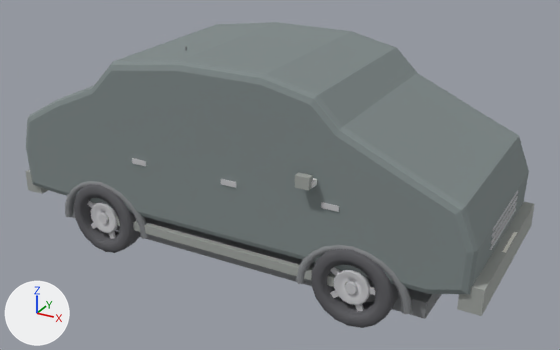
The glTF model public/assets/glb/car-b.glb: old version first, new version second.
Before and after are seen from a 50 mm camera at (3.58, -6.26, 3.95) aimed at (0.16, -0.03, 0.83). The axes (+X, +Y, +Z) are drawn at lower left. The lights are the same throughout. The picture after the commit comes second. Where no turn or scale is listed for an object, it has been applied to the vertices. Vertices at exactly the same position are counted once.

Objects in the first picture: 'darkMetal', 'paint', 'paintB', 'plastic', 'rim', 'rubber' and 1 more.
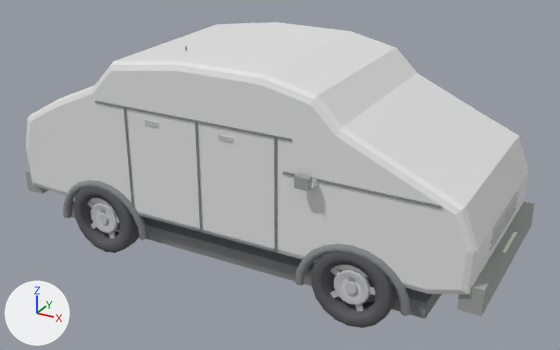
Where the newer file only moved an object's origin or applied its transform, the numbers keep the older frame.

Pixel boxes (x1, y1, x2, y2) of what changed, in the pictures (560 x 350 px; the box of a moved part takes in the faces that stretch with it):
'darkMetal', reshaped, moved, rescaled: before (65, 46, 441, 319); after (63, 46, 442, 319)
'paint', deleted (mostly hidden): before (311, 178, 317, 188)
part 1 of me_paintb_mesh, added (mostly hidden): after (310, 179, 317, 188)
part 2 of me_paintb_mesh, recoloured (grey to white): (26, 22, 529, 294) in both
part 3 of me_darkmetal_mesh, added: after (71, 201, 441, 319)
part 4 of me_darkmetal_mesh, added: after (274, 138, 277, 252)
part 5 of me_darkmetal_mesh, added: after (195, 122, 202, 231)
part 6 of me_darkmetal_mesh, added: after (123, 108, 134, 207)
part 7 of me_darkmetal_mesh, added: after (138, 213, 275, 252)
part 8 of me_darkmetal_mesh, added: after (95, 101, 292, 141)
part 9 of me_darkmetal_mesh, added: after (283, 171, 442, 208)
part 10 of me_darkmetal_mesh, moved or reshaped: before (65, 181, 441, 319); after (63, 46, 411, 316)
part 11 of me_rim_mesh, moved or reshaped: before (132, 158, 146, 166); after (218, 135, 233, 143)
part 12 of me_rim_mesh, deleted: before (321, 202, 339, 212)
part 13 of me_rim_mesh, moved or reshaped: before (221, 179, 237, 188); after (145, 120, 159, 127)
part 14 of me_plastic_mesh, deleted: before (107, 215, 347, 287)

The change, as a list of edits to the scene's bpy script:
```text
Change me_paintb_mesh:
    remove me_paintb_mesh.from_pydata(...)  # 96 vertices, 188 faces; spans x -2.39..2.39, y -0.94..0.94, z -0.82..0.82
    add me_paintb_mesh.from_pydata(...)  # 112 vertices, 212 faces; spans x -2.39..2.39, y -1.03..1.03, z -0.82..0.82
    me_paintb_mesh part 1: a new loose piece, a box spanning x 0.92..1.02, y -1.034..-0.894, z -0.035..0.015
    me_paintb_mesh part 2: 188 faces spanning x -2.39..2.39, y -0.94..0.94, z -0.82..0.82 switch from mat_paintb (grey #818b8b) to no material
    other edits to the shape of me_paintb_mesh do not show in these pictures
Change me_darkmetal_mesh:
    used by ob_darkmetal; location = (0.192, -0.005, 1.16); scale = (2.18, 2.18, 2.18)
    remove me_darkmetal_mesh.from_pydata(...)  # 488 vertices, 824 faces; spans x -1.0..1.0, y -0.44..0.44, z -0.45..0.45
    add me_darkmetal_mesh.from_pydata(...)  # 562 vertices, 940 faces; spans x -1.0..1.0, y -0.41..0.41, z -0.41..0.41
    me_darkmetal_mesh part 3: a new loose piece, a box spanning x -0.821..0.84, y -0.332..0.336, z -0.41..-0.343, in mat_darkmetal (grey #86898b)
    me_darkmetal_mesh part 4: a new loose piece, a box spanning x 0.2648..0.2723, y -0.3981..-0.3872, z -0.2592..0.1923, in mat_darkmetal (grey #86898b)
    me_darkmetal_mesh part 5: a new loose piece, a box spanning x -0.0696..-0.062, y -0.3981..-0.3872, z -0.2592..0.1923, in mat_darkmetal (grey #86898b)
    me_darkmetal_mesh part 6: a new loose piece, a box spanning x -0.404..-0.3964, y -0.3981..-0.3872, z -0.2592..0.1923, in mat_darkmetal (grey #86898b)
    me_darkmetal_mesh part 7: a new loose piece, a box spanning x -0.4002..0.2686, y -0.3981..-0.3872, z -0.2629..-0.2554, in mat_darkmetal (grey #86898b)
    me_darkmetal_mesh part 8: a new loose piece, a box spanning x -0.5465..0.3312, y -0.3981..-0.3872, z 0.1931..0.1997, in mat_darkmetal (grey #86898b)
    me_darkmetal_mesh part 9: a new loose piece, a box spanning x 0.2991..0.8784, y -0.3981..-0.3872, z 0.0635..0.0702, in mat_darkmetal (grey #86898b)
    me_darkmetal_mesh part 10: 3 vertices moved within x -0.66..0.71, y -0.4, z -0.24..-0.21; 150 vertices removed from x -1.0..0.82, y -0.44..0.37, z -0.45..0.39; 186 vertices added at x -0.79..0.8, y -0.41..0.28, z -0.37..0.41
    other edits to the shape of me_darkmetal_mesh do not show in these pictures
Change me_rim_mesh:
    remove me_rim_mesh.from_pydata(...)  # 656 vertices, 1160 faces; spans x -1.99..1.99, y -0.96..0.96, z -0.49..0.49
    add me_rim_mesh.from_pydata(...)  # 640 vertices, 1136 faces; spans x -1.99..1.99, y -0.96..0.96, z -0.49..0.9
    me_rim_mesh part 11: the loose piece of 8 vertices spanning x -1.34..-1.18, y -0.96..-0.91, z 0.44..0.49 is moved by (0.98, 0.0, 0.42)
    me_rim_mesh part 12: the loose piece of 8 vertices spanning x 0.66..0.82, y -0.96..-0.91, z 0.44..0.49 is deleted
    me_rim_mesh part 13: 8 vertices moved from x -0.34..-0.18, y -0.96..-0.91, z 0.44..0.49 to x -1.15..-1.0, y -0.95..-0.92, z 0.86..0.9
    other edits to the shape of me_rim_mesh do not show in these pictures
Change me_plastic_mesh:
    remove me_plastic_mesh.from_pydata(...)  # 56 vertices, 84 faces; spans x -2.47..2.47, y -1.07..1.07, z -0.52..0.52
    add me_plastic_mesh.from_pydata(...)  # 40 vertices, 60 faces; spans x -2.47..2.47, y -1.08..1.08, z -0.46..0.52
    me_plastic_mesh part 14: the loose piece of 8 vertices spanning x -1.39..1.39, y -0.94..-0.88, z -0.52..-0.43 is deleted
    other edits to the shape of me_plastic_mesh do not show in these pictures
Change ob_darkmetal:
    ob_darkmetal.location: (0.192, -0.005, 1.16) -> (-0.022, -0.005, 1.16)
    ob_darkmetal.scale: (2.18, 2.18, 2.18) -> (2.39, 2.39, 2.39)
Remove ob_paint:
    ob_paint = bpy.data.objects.new('paint', me_paint_mesh)
```
